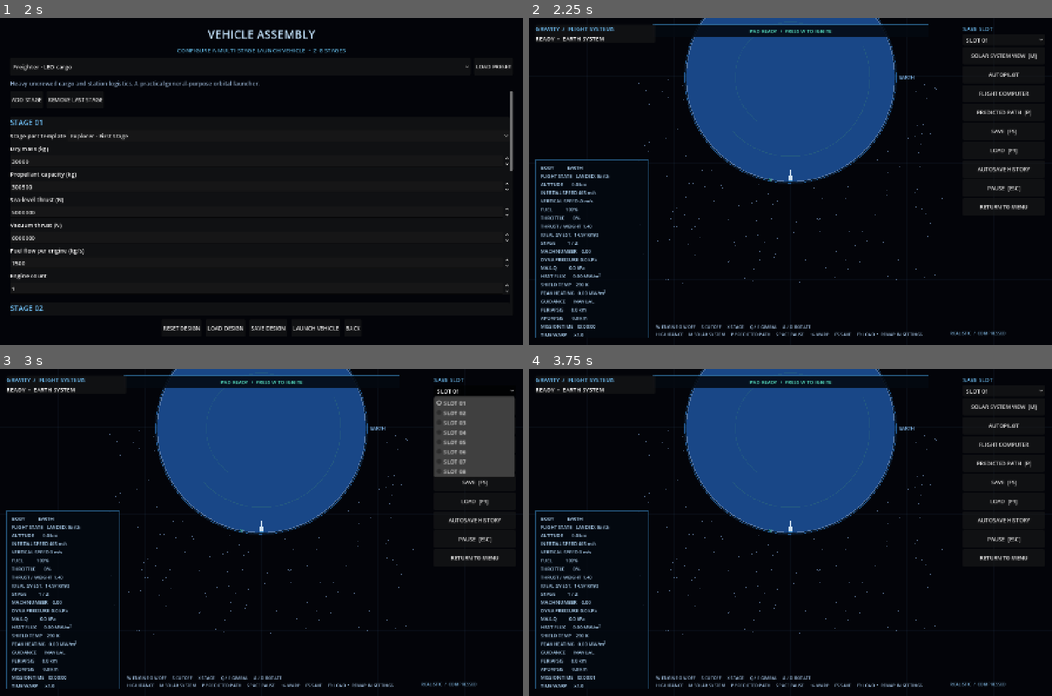
Above: before the commit, frames 1-4 (two rows, left to right).
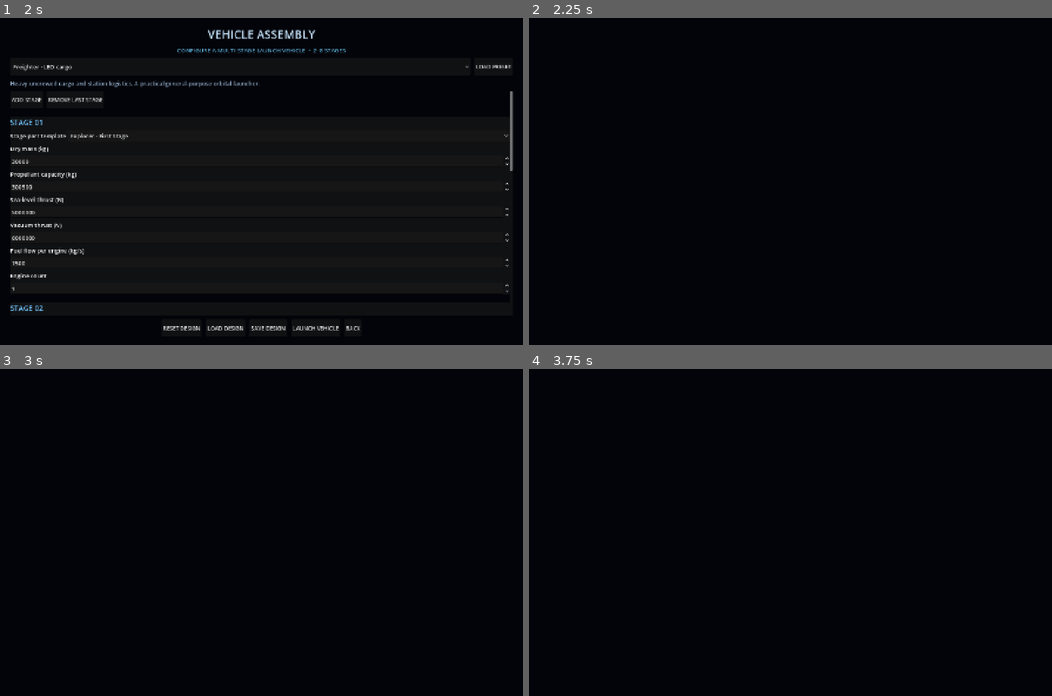
Above: after the commit, the same moments.

Repository: Blagos1195/Gravity-simulator
Game: Godot game, scene res://scenes/main.tscn
The game is run twice, just before and just after one commit, with the same random seed, the same clock (stepped at 60 frames per second) and the same inputs.
Inputs (mouse positions are in pixels of both pictures, inside the frame that each line leads up to):
- Up to frame 1 (2 s): click "NEW GAME" at 0.5 s; click "CONTINUE TO ROCKET BUILDER" at 1.25 s
- Up to frame 2 (2.25 s): click "LAUNCH VEHICLE" at 2 s
- Up to frame 3 (3 s): click (475, 391) at 2.75 s, where only the run before the commit has a clickable "SLOT 01"
- Up to frame 4 (3.75 s): click (1004, 408) at 3.5 s, where only the run before the commit has a clickable "SOLAR SYSTEM VIEW [M]"

Frame 1 is identical in both runs. In frame 2, 20% of the frame differs, in the area x 1-99%, y 0-98%; in frame 3, 24%; in frame 4, 20%.
Error after the commit: Parse Error: Identifier "target_orbit_speed" not declared in the current scope. (res://scripts/simulation_view.gd:862)

Commit message:
Make orbital guidance adapt to each celestial body

Diff:
--- a/Gravity/scripts/simulation_view.gd
+++ b/Gravity/scripts/simulation_view.gd
@@ -245,7 +245,7 @@
 	var thrust_impulse := thrust_direction * thrust_delta_v
 	if autopilot_enabled and autopilot_phase in ["CIRCULARISE_BURN", "TRANSFER_BURN", "ARRIVAL_CAPTURE_BURN", "MANEUVER_BURN", "ROUTE_BURN"] and thrust_delta_v > 0.0:
 		autopilot_burn_remaining = maxf(0.0, autopilot_burn_remaining - thrust_delta_v)
-		if autopilot_burn_remaining <= 1.0:
+		if autopilot_burn_remaining <= FlightComputer.BURN_COMPLETION_TOLERANCE:
 			thrust_key_down = false
 			if autopilot_phase == "CIRCULARISE_BURN":
 				autopilot_phase = "COAST_TO_TARGET"
@@ -585,14 +585,16 @@
 func _begin_arrival_capture(target_state: Dictionary) -> void:
 	var relative_position := _relative_position_to_body(target_state)
 	var relative_velocity: Vector2 = velocity - target_state.velocity
-	var capture := FlightComputer.arrival_capture_burn(relative_position, relative_velocity, G * float(target_state.mass), float(target_state.radius), autopilot_target_altitude)
+	var target_name := str(target_state.get("name", ""))
+	var minimum_safe_altitude := FlightComputer.minimum_safe_orbit_altitude(target_name, float(target_state.radius))
+	var capture := FlightComputer.arrival_capture_burn(relative_position, relative_velocity, G * float(target_state.mass), float(target_state.radius), autopilot_target_altitude, minimum_safe_altitude)
 	if not bool(capture.get("valid", false)):
 		_fail_autopilot("APPROACH CANNOT REACH SELECTED ORBIT")
 		return
 	autopilot_arrival_burn_vector = capture.burn_vector
 	autopilot_burn_direction = autopilot_arrival_burn_vector.normalized()
 	autopilot_burn_remaining = float(capture.delta_v)
-	if autopilot_burn_remaining < 1.0:
+	if autopilot_burn_remaining <= FlightComputer.BURN_COMPLETION_TOLERANCE:
 		autopilot_phase = "COAST_TO_TARGET"
 	else:
 		autopilot_phase = "ARRIVAL_CAPTURE_BURN"
@@ -805,9 +807,15 @@
 	var altitude := maxf(0.0, float(guidance_body.distance) - float(guidance_body.radius))
 	var propellant_available := infinite_weightless_fuel or fuel > 0.0
 	var destination_is_local := float(guidance_body.get("distance", INF)) <= float(guidance_body.get("soi", 0.0)) and str(guidance_body.get("name", "")) == _autopilot_target_body_name()
-	var guidance_orbit_altitude := autopilot_target_altitude if destination_is_local else 200000.0
+	var guidance_body_name := str(guidance_body.get("name", ""))
+	var minimum_safe_altitude := FlightComputer.minimum_safe_orbit_altitude(guidance_body_name, float(guidance_body.radius))
+	var maximum_stable_altitude := FlightComputer.maximum_stable_orbit_altitude(float(guidance_body.radius), float(guidance_body.get("soi", 0.0)))
+	var parking_altitude := clampf(200000.0, minimum_safe_altitude, maxf(minimum_safe_altitude, maximum_stable_altitude))
+	var guidance_orbit_altitude := autopilot_target_altitude if destination_is_local else parking_altitude
 	var tangent := Vector2(-radial.y, radial.x)
-	var pitch_above_horizon := lerpf(90.0, 5.0, clampf(altitude / 100000.0, 0.0, 1.0))
+	var atmosphere_height := PlanetarySystem.planetary_atmosphere_height(guidance_body_name)
+	var pitch_reference_altitude := maxf(5000.0, atmosphere_height)
+	var pitch_above_horizon := lerpf(90.0, 5.0, clampf(altitude / pitch_reference_altitude, 0.0, 1.0))
 	if autopilot_enabled:
 		gimbal_angle = 0.0
 		var orbit := FlightComputer.orbital_state(guidance_position, guidance_velocity, G * float(guidance_body.mass))
@@ -818,8 +826,11 @@
 				status_message = "AUTOPILOT  •  ASCENT TO %.0f KM" % (guidance_orbit_altitude / 1000.0)
 				var ascent_orbit_periapsis := float(orbit.get("periapsis", 0.0))
 				var ascent_orbit_radial_speed := absf(float(orbit.get("radial_speed", 0.0)))
-				var already_in_stable_orbit := bool(orbit.get("bound", false)) and ascent_orbit_periapsis > float(guidance_body.radius) + 70000.0 and ascent_orbit_radial_speed < 100.0
-				var reached_parking_orbit := already_in_stable_orbit and float(orbit.get("apoapsis", 0.0)) >= target_radius - 25000.0
+				var orbit_target_tolerance := FlightComputer.orbit_radius_tolerance(target_radius)
+				var target_orbit_speed := FlightComputer.circular_orbit_speed(target_radius, G * float(guidance_body.mass))
+				var radial_speed_tolerance := maxf(0.1, minf(10.0, target_orbit_speed * 0.001))
+				var already_in_stable_orbit := bool(orbit.get("bound", false)) and ascent_orbit_periapsis > float(guidance_body.radius) + minimum_safe_altitude and ascent_orbit_radial_speed < maxf(1.0, target_orbit_speed * 0.01)
+				var reached_parking_orbit := already_in_stable_orbit and float(orbit.get("apoapsis", 0.0)) >= target_radius - maxf(orbit_target_tolerance, minf(25000.0, target_radius * 0.002))
 				if reached_parking_orbit and not destination_is_local:
 					thrust_key_down = false
 					autopilot_phase = "PLAN_TRANSFER"
@@ -837,8 +848,8 @@
 					var ascent_tangential_speed: float = absf(float(orbit.get("tangential_speed", 0.0)))
 					var surface_rotation_speed: float = absf(float(guidance_body.get("rotation_rate", 0.0))) * float(guidance_body.radius)
 					var ascent_speed_gain: float = maxf(0.0, ascent_tangential_speed - surface_rotation_speed)
-					var ascent_altitude_fraction: float = clampf((altitude - 1000.0) / 59000.0, 0.0, 1.0)
-					var ascent_speed_fraction: float = clampf(ascent_speed_gain / 7200.0, 0.0, 1.0)
+					var ascent_altitude_fraction: float = clampf(altitude / pitch_reference_altitude, 0.0, 1.0)
+					var ascent_speed_fraction: float = clampf(ascent_speed_gain / maxf(1.0, target_orbit_speed), 0.0, 1.0)
 					var altitude_pitch: float = lerpf(88.0, 4.0, ascent_altitude_fraction)
 					var speed_pitch: float = lerpf(88.0, 4.0, ascent_speed_fraction)
 					pitch_above_horizon = minf(altitude_pitch, speed_pitch)
@@ -848,7 +859,8 @@
 				status_message = "AUTOPILOT  •  COASTING TO APOAPSIS"
 				thrust_key_down = false
 				var coast_radial_speed: float = float(orbit.get("radial_speed", 0.0))
-				if absf(coast_radial_speed) <= 10.0 and altitude > 70000.0:
+				var coast_speed_tolerance := maxf(0.1, minf(10.0, target_orbit_speed * 0.001))
+				if absf(coast_radial_speed) <= coast_speed_tolerance and altitude > minimum_safe_altitude:
 					autopilot_phase = "CIRCULARISE"
 			"COAST_TO_TARGET":
 				status_message = "AUTOPILOT  •  COASTING TO TARGET ORBIT"
@@ -858,23 +870,25 @@
 				var target_bound: bool = bool(orbit.get("bound", false))
 				var target_periapsis: float = float(orbit.get("periapsis", 0.0))
 				var target_apoapsis: float = float(orbit.get("apoapsis", INF))
-				var safe_target_orbit: bool = target_bound and target_periapsis > float(guidance_body.radius) + 70000.0
-				var target_alignment_tolerance: float = maxf(500.0, target_radius * 0.002)
-				var target_alignment_window: bool = target_distance_error < 500.0 and target_radial_speed < 50.0
-				var target_apsis_reached: bool = target_radial_speed <= 10.0 and altitude > 70000.0
+				var safe_target_orbit: bool = target_bound and target_periapsis > float(guidance_body.radius) + minimum_safe_altitude
+				var target_alignment_tolerance := FlightComputer.orbit_radius_tolerance(target_radius)
+				var target_alignment_speed_tolerance := maxf(0.1, minf(50.0, target_orbit_speed * 0.005))
+				var apsis_speed_tolerance := maxf(0.1, minf(10.0, target_orbit_speed * 0.001))
+				var target_alignment_window: bool = target_distance_error < target_alignment_tolerance and target_radial_speed < target_alignment_speed_tolerance
+				var target_apsis_reached: bool = target_radial_speed <= apsis_speed_tolerance and altitude > minimum_safe_altitude
 				var periapsis_target_error: float = absf(target_periapsis - target_radius)
 				var apoapsis_target_error: float = absf(target_apoapsis - target_radius)
 				var transfer_already_reaches_target: bool = target_bound and minf(periapsis_target_error, apoapsis_target_error) <= target_alignment_tolerance
 				var target_correction_needed := false
 				if target_apsis_reached and not transfer_already_reaches_target:
 					var coast_correction_plan: Dictionary = FlightComputer.target_radius_burn(guidance_position, guidance_velocity, target_radius, G * float(guidance_body.mass))
-					target_correction_needed = bool(coast_correction_plan.get("valid", false)) and float(coast_correction_plan.get("delta_v", INF)) > 1.0
+					target_correction_needed = bool(coast_correction_plan.get("valid", false)) and float(coast_correction_plan.get("delta_v", INF)) > FlightComputer.BURN_COMPLETION_TOLERANCE
 				if target_alignment_window:
 					autopilot_phase = "CIRCULARISE"
 				elif target_correction_needed:
 					autopilot_phase = "CIRCULARISE"
 					status_message = "AUTOPILOT  •  CORRECTING ORBIT AT APSIS"
-				elif safe_target_orbit or (altitude > 70000.0 and propellant_available):
+				elif safe_target_orbit or (altitude > minimum_safe_altitude and propellant_available):
 					status_message = "AUTOPILOT  •  APPROACHING TARGET RADIUS"
 				else:
 					_fail_autopilot("TARGET PERIAPSIS IS BELOW THE BODY")
@@ -882,7 +896,7 @@
 				status_message = "AUTOPILOT  •  CIRCULARISING  %.0f M/S" % autopilot_burn_remaining
 				var circular_burn_rotation := autopilot_burn_direction.angle() - Vector2.UP.angle()
 				rotation_angle = lerp_angle(rotation_angle, circular_burn_rotation, clampf(dt * 1.5, 0.0, 1.0))
-				thrust_key_down = propellant_available and autopilot_burn_remaining > 1.0 and absf(angle_difference(rotation_angle, circular_burn_rotation)) < deg_to_rad(1.0)
+				thrust_key_down = propellant_available and autopilot_burn_remaining > FlightComputer.BURN_COMPLETION_TOLERANCE and absf(angle_difference(rotation_angle, circular_burn_rotation)) < deg_to_rad(1.0)
 				if not propellant_available and stage_index >= rocket_stages.size() - 1:
 					_fail_autopilot("OUT OF PROPELLANT DURING CIRCULARISATION")
 			"CIRCULARISE":
@@ -892,8 +906,8 @@
 				var target_burn_delta_v: float = float(target_orbit_plan.get("delta_v", INF))
 				var circularised_velocity: Vector2 = target_orbit_plan.get("desired_velocity", guidance_velocity)
 				var circularised_orbit: Dictionary = FlightComputer.orbital_state(guidance_position, circularised_velocity, G * float(guidance_body.mass))
-				var safe_periapsis: float = float(guidance_body.radius) + 70000.0
-				var target_orbit_tolerance: float = 4000.0
+				var safe_periapsis: float = float(guidance_body.radius) + minimum_safe_altitude
+				var target_orbit_tolerance := FlightComputer.orbit_radius_tolerance(target_radius)
 				var circularised_periapsis: float = float(circularised_orbit.get("periapsis", 0.0))
 				var circularised_apoapsis: float = float(circularised_orbit.get("apoapsis", INF))
 				var circularisation_complete: bool = bool(target_orbit_plan.get("valid", false)) and target_burn_delta_v <= 1.0 and …(236 unchanged characters)…
@@ -910,7 +924,7 @@
 				else:
 					autopilot_burn_direction = target_burn_vector.normalized()
 					autopilot_burn_remaining = target_burn_delta_v
-					if target_burn_delta_v <= 1.0:
+					if target_burn_delta_v <= FlightComputer.BURN_COMPLETION_TOLERANCE:
 						thrust_key_down = false
 						autopilot_phase = "COAST_TO_TARGET"
 					else:
